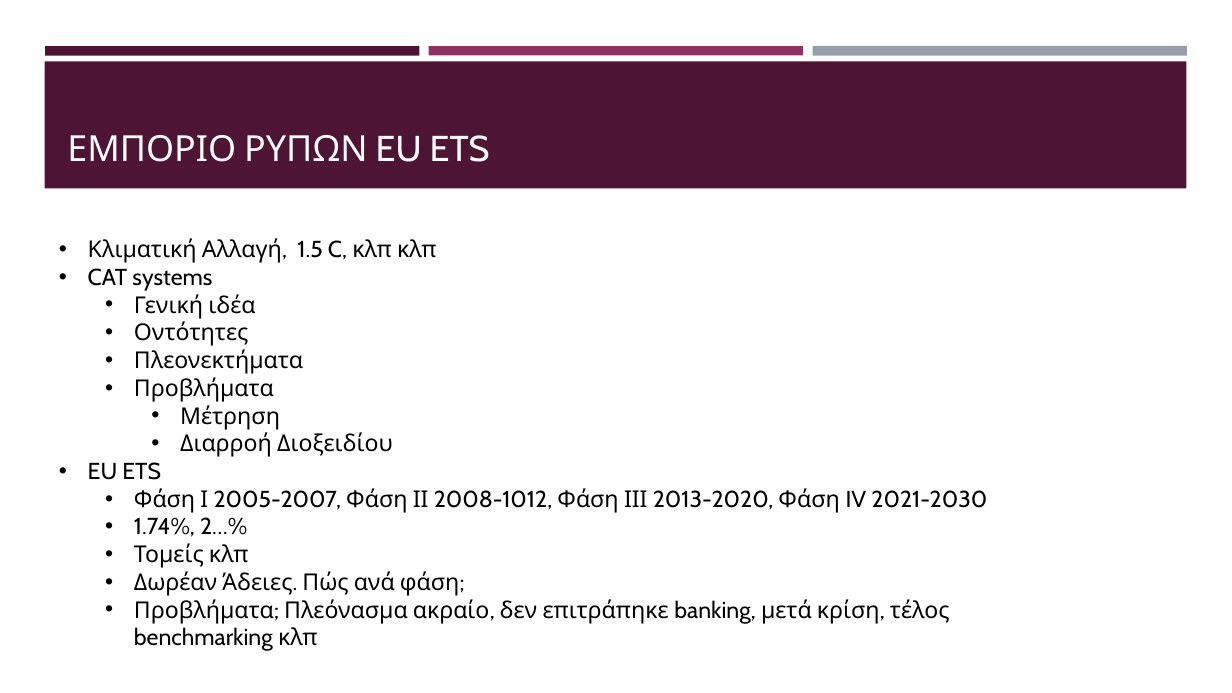
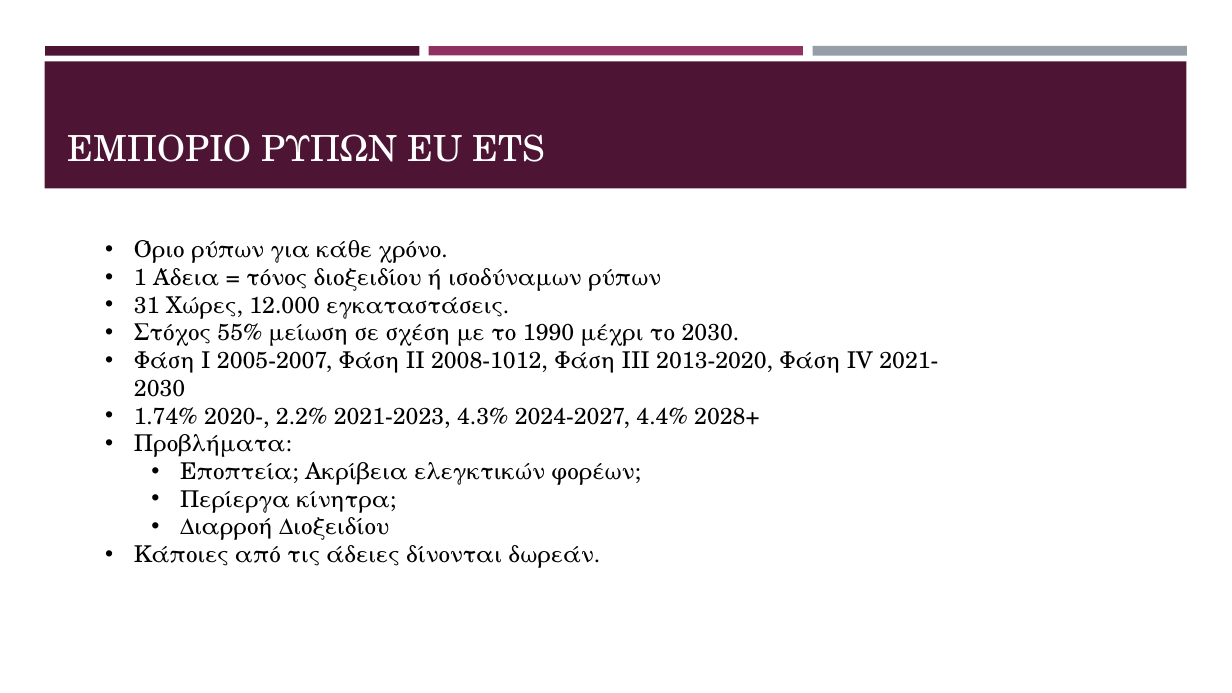
Before and after one commit to kwpap/Diplomatiki_kwpap_step_1, a slide deck: slide 3 of Thesis/Παρουσίαση.pptx. Drawn at 1232x693 pixels with LibreOffice and Linux fonts; fonts in the diff are those of the drawing. Boxes give left, top, right and bottom in pixels: in the first picture for what was removed or moved away, otherwise in the second. Text is boxed around its words. In the diff, an @@ line names an element or a change of style, - is before the commit and + after.

Commit message:
presentation

```diff
--- a/Thesis/Παρουσίαση.pptx
+++ b/Thesis/Παρουσίαση.pptx
@@ title "ΕΜΠΟΡΙΟ ΡΥΠΩΝ EU ETS" at (67,134,544,162): font Cabin to TeX Gyre Schola @@
@@ text at (134,240,938,513): text changed; font Cabin to TeX Gyre Schola @@
-• Κλιματική Αλλαγή, 1.5 C, κλπ κλπ
-• CAT systems
-  • Γενική ιδέα
-  • Οντότητες
-  • Πλεονεκτήματα
-  • Προβλήματα
-    • Μέτρηση
+  • Όριο ρύπων για κάθε χρόνο.
+  • 1 Άδεια = τόνος διοξειδίου ή ισοδύναμων ρύπων
+  • 31 Χώρες, 12.000 εγκαταστάσεις.
+  • Στόχος 55% μείωση σε σχέση με το 1990 μέχρι το 2030.
+  • Φάση Ι 2005-2007, Φάση ΙΙ 2008-1012, Φάση ΙΙΙ 2013-2020, Φάση IV 2021-2030
+  • 1.74% 2020-, 2.2% 2021-2023, 4.3% 2024-2027, 4.4% 2028+
+  • Προβλήματα:
+    • Εποπτεία; Ακρίβεια ελεγκτικών φορέων;
+    • Περίεργα κίνητρα;
@@ text at (134,539,281,566): text changed; font Cabin to TeX Gyre Schola @@
-• EU ETS
-  • Φάση Ι 2005-2007, Φάση ΙΙ 2008-1012, Φάση ΙΙΙ 2013-2020, Φάση IV 2021-2030
-  • 1.74%, 2…%
-  • Τομείς κλπ
-  • Δωρέαν Άδειες. Πώς ανά φάση;
-  • Προβλήματα; Πλεόνασμα ακραίο, δεν επιτράπηκε banking, μετά κρίση, τέλος benchmarking κλπ
+  • Κάποιες από τις άδειες δίνονται δωρεάν.
@@ text at (180,512,389,540): font Cabin to TeX Gyre Schola in "Διαρροή Διοξειδίου" @@
```
Also in this commit, not shown: 19 other slides changed, 16 slides added, 4 slides removed, 2 other files.
